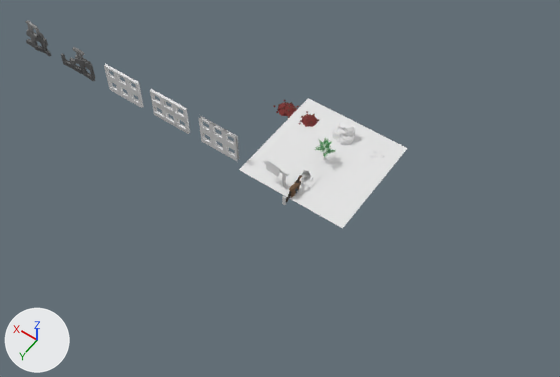
A saved change to the Blender file _files/models.blend.
Before and after are seen from a 50 mm camera at (-44.2, 66.1, 102.7) aimed at (5.2, -3.1, -6.0). Lighting does not change. The marker at lower left points along +X, +Y and +Z.

Objects in the first picture: 'Plane', 'Plane.002', 'Plane.003', 'Plane.004', 'Sigh', 'mdl_fracturedWall_B', 'mdl_fractured_Wall', 'mdl_rock'.
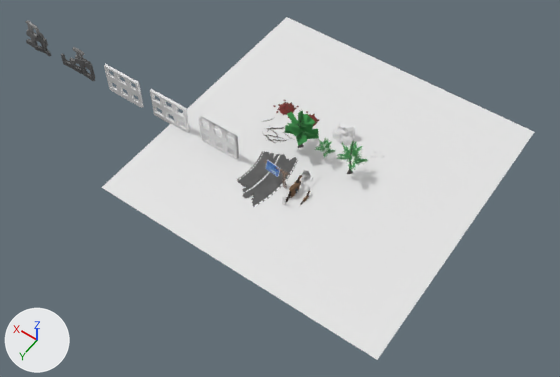
The change, as JSON lines over the scene's bpy script:
```json
{"op": "add", "block": "img_tex_signmetal_png", "code": ["img_tex_signmetal_png = load_image('tex_signMetal.png', '../Assets/Art/Textures/tex_signMetal.png', 128, 128, 'sRGB')"]}
{"op": "add", "block": "img_tex_road", "code": ["img_tex_road = load_image('tex_road', '../Assets/Art/Textures/tex_road.png', 128, 128, 'sRGB')"]}
{"op": "add", "block": "mat_mat_sign", "code": ["mat_mat_sign = principled_material('mat_sign')", "mat_mat_sign.texture = img_tex_signmetal_png  # with its transparency"]}
{"op": "add", "block": "mat_mat_road", "code": ["mat_mat_road = principled_material('mat_road')", "mat_mat_road.texture = img_tex_road", "mat_mat_road.roughness = 1.0"]}
{"op": "add", "block": "mat_mat_tree_001", "code": ["mat_mat_tree_001 = principled_material('mat_tree.001')", "mat_mat_tree_001.base_color = (0.076, 0.0694, 0.0661)  # dark grey #4e4a49", "mat_mat_tree_001.roughness = 1.0"]}
{"block": "me_plane_027", "where": "# used by ob_sigh; location = (6.0, 0.0, 0.0); rotation_euler = (1.571, 0.0, 0.0), in degrees (90, 0, 0)"}
{"op": "remove", "block": "me_plane_027", "code": "me_plane_027.from_pydata(...)  # 8 vertices, 1 face; spans x -3.25..-0.37, y 2.58..4.72, z -0.64..-0.08"}
{"op": "add", "block": "me_plane_027", "code": "me_plane_027.from_pydata(...)  # 16 vertices, 10 faces; spans x -3.25..-0.37, y 2.57..4.72, z -0.64..-0.02"}
{"block": "me_plane_027", "change": "me_plane_027 part 1: 1 face spanning x -3.25..-0.37, y 2.58..4.72, z -0.64..-0.08 switches from no material to mat_mat_sign (picture img_tex_signmetal_png)"}
{"op": "add", "block": "me_plane_027", "code": "me_plane_027.materials.append(mat_mat_sign)  # picture img_tex_signmetal_png"}
{"op": "add", "block": "me_cube_053", "code": ["me_cube_053 = bpy.data.meshes.new('Cube.053')", "me_cube_053.from_pydata(...)  # 143 vertices, 101 faces; spans x -5.75..6.23, y -3.56..3.56, z -0.43..0.26", "me_cube_053.polygons.foreach_set('use_smooth', [True] * 101)", "me_cube_053.materials.append(mat_mat_road)  # picture img_tex_road"]}
{"op": "add", "block": "me_cube_052", "code": ["me_cube_052 = bpy.data.meshes.new('Cube.052')", "me_cube_052.from_pydata(...)  # 192 vertices, 176 faces; spans x -3.21..4.17, y -3.57..1.75, z -0.24..0.35", "me_cube_052.materials.append(mat_mat_tree_001)  # dark grey #4e4a49"]}
{"op": "set", "path": "ob_plane.scale", "old": "(10.5, 10.5, 10.5)", "new": "(27.0, 27.0, 27.0)"}
{"op": "remove", "block": "ob_mdl_tree", "code": "ob_mdl_tree.hide_set(True)  # its collection is switched off"}
{"op": "add", "block": "ob_mdl_road", "code": ["ob_mdl_road = bpy.data.objects.new('mdl_road', me_cube_053)", "ob_mdl_road.location = (5.8, 0.0, 0.0)", "ob_mdl_road.rotation_euler = (0.0, 0.0, 1.571)  # degrees (0, 0, 90)", "_m = ob_mdl_road.modifiers.new('SimpleDeform', 'SIMPLE_DEFORM')", "_m.deform_method = 'BEND'", "_m.deform_axis = 'Z'", "_m.factor = -0.744", "_m.angle = -0.744"]}
{"op": "add", "block": "ob_mdl_horse_camp", "code": ["ob_mdl_horse_camp = bpy.data.objects.new('mdl_horse_camp', me_cube_052)", "ob_mdl_horse_camp.location = (9.9, -8.3, 0.0)"]}
{"op": "add", "block": "ob_mdl_tree_old", "code": ["ob_mdl_tree_old = bpy.data.objects.new('mdl_tree_old', me_cube_004)", "ob_mdl_tree_old.location = (-5.2, -9.0, 0.0)"]}
```

Changed parts and their boxes [x1, y1, x2, y2] in the pictures (560 x 377 px):
```json
{"object": "Plane", "change": "rescaled", "before": [239, 98, 407, 228], "after": [101, 17, 534, 360], "on screen": "157% wider, 163% taller"}
{"object": "mdl_road", "change": "added", "after": [237, 151, 298, 207]}
{"object": "mdl_tree", "change": "shown", "after": [283, 110, 319, 148], "on screen": "green", "faces in mat_mat_leaves_001 (green #3b904a)": [283, 110, 319, 145]}
{"object": "mdl_tree_old", "change": "added", "after": [337, 141, 368, 174]}
{"object": "mdl_horse_camp", "change": "added", "after": [262, 117, 295, 143]}
{"part": 1, "of": "me_plane_027", "change": "recoloured", "before": [265, 160, 280, 177], "after": [265, 160, 280, 177]}
```
